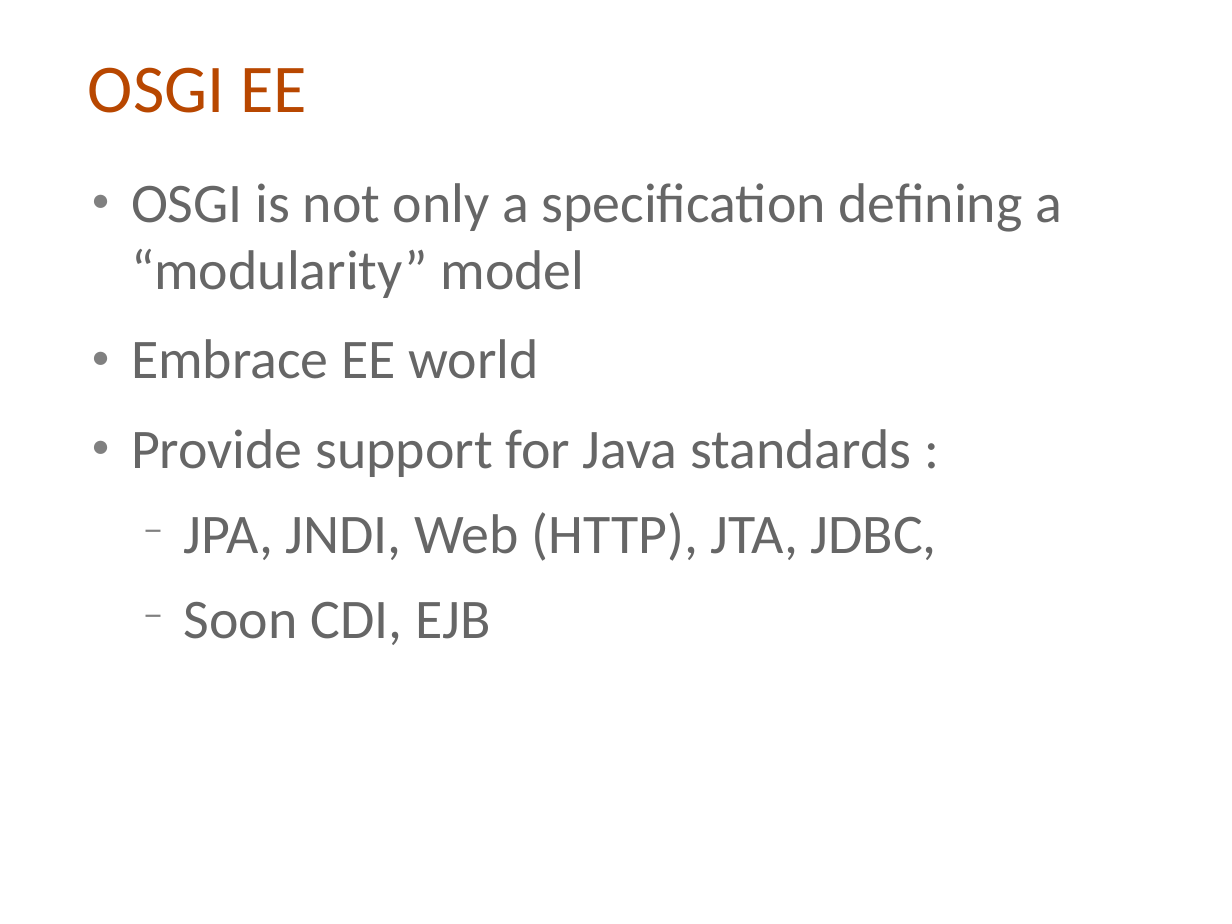
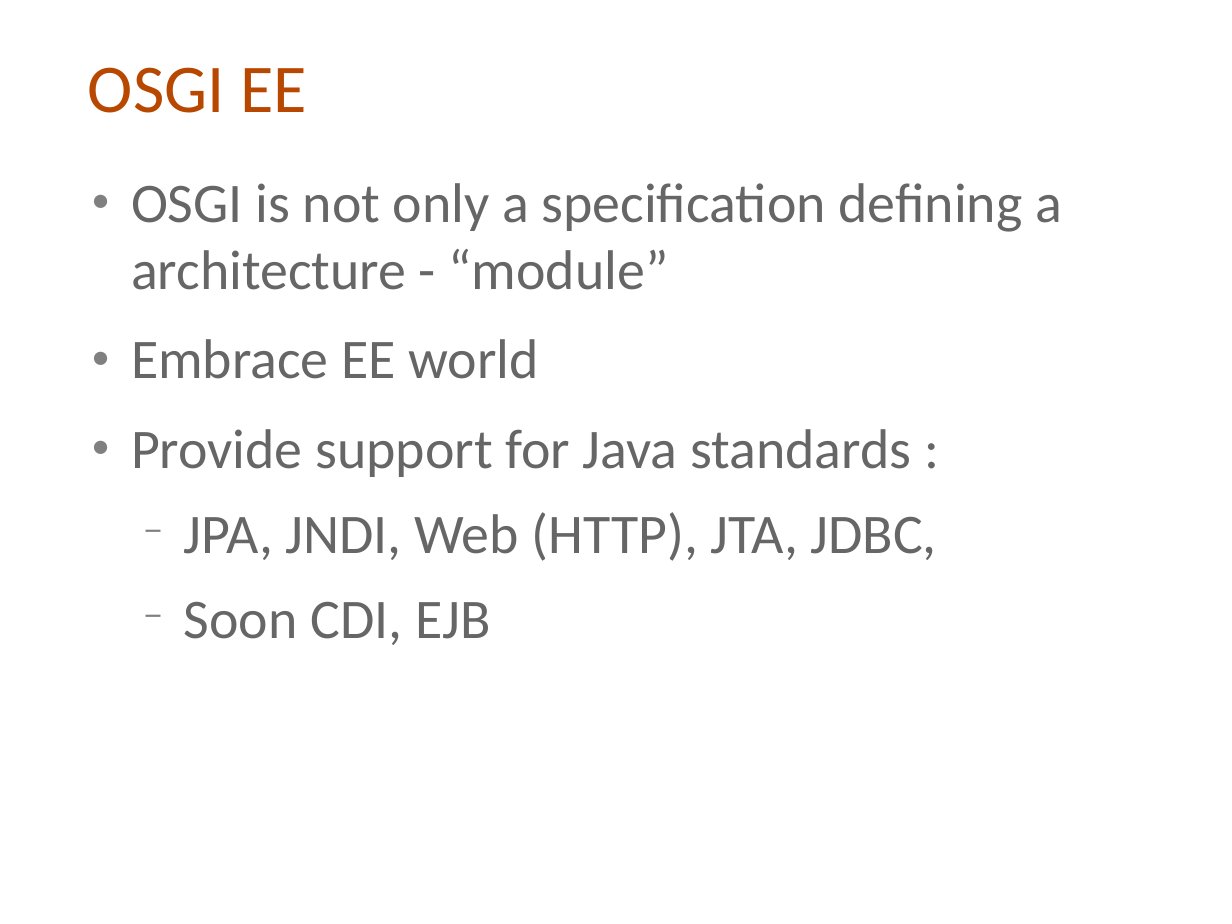
Before and after one commit to cmoulliard/apachecon-2012, a slide deck: slide 24 of karaf-ee-apachecon_eu_2012.odp (slide 23 before the commit). Drawn at 1232x924 pixels with LibreOffice and Linux fonts; fonts in the diff are those of the drawing; background and template pictures are left out. Boxes give left, top, right and bottom in pixels: in the first picture for what was removed or moved away, otherwise in the second. Text is boxed around its words. In the diff, an @@ line names an element or a change of style, - is before the commit and + after.

```diff
--- a/karaf-ee-apachecon_eu_2012.odp
+++ b/karaf-ee-apachecon_eu_2012.odp
@@ text at <box>131,183,1062,290</box>: text changed @@
-● OSGI is not only a specification defining a “modularity” model
+● OSGI is not only a specification defining a architecture - “module”
```
Also in this commit, not shown: 10 other slides changed, 9 slides added, 3 slides removed, 5 other files.
